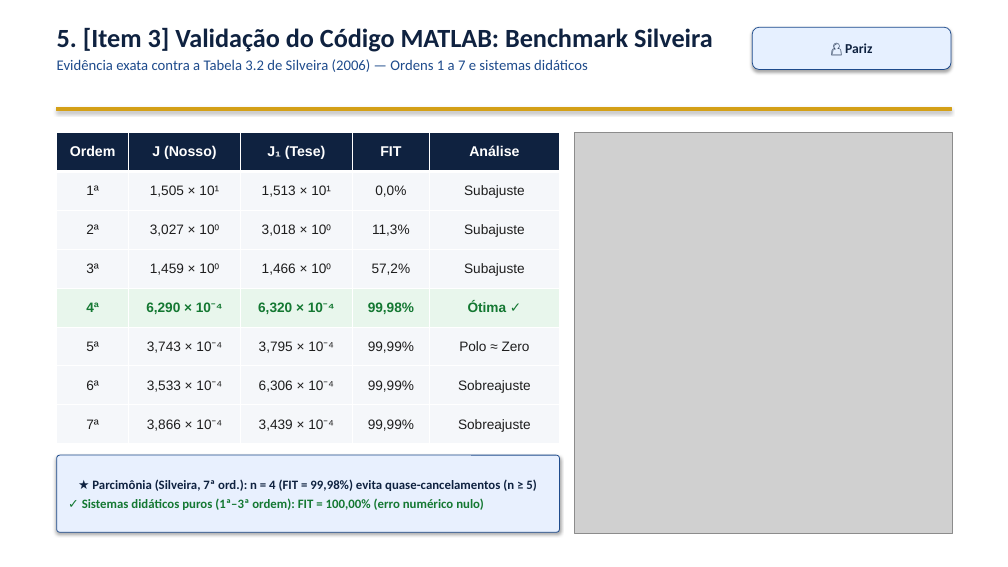
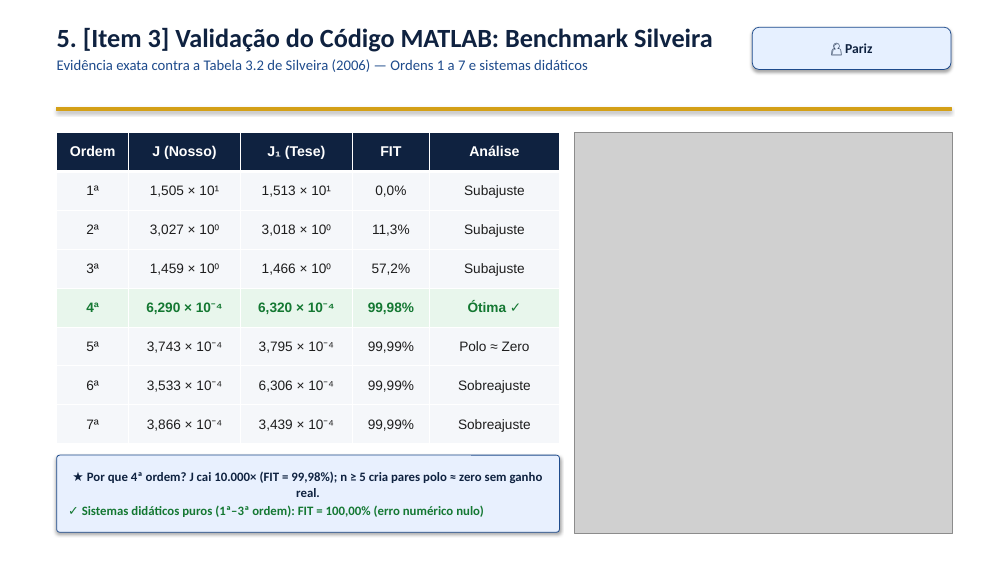
Before and after one commit to VPariz/masd-identificacao-n2cacgo, a slide deck: slide 6 of apresentacao/apresentacao_MASD_N2CACGO_IME.pptx. Drawn at 1008x567 pixels with LibreOffice and Linux fonts; fonts in the diff are those of the drawing; grey boxes stand for pictures. Boxes give left, top, right and bottom in pixels: in the first picture for what was removed or moved away, otherwise in the second. Text is boxed around its words. In the diff, an @@ line names an element or a change of style, - is before the commit and + after.

```diff
--- a/apresentacao/apresentacao_MASD_N2CACGO_IME.pptx
+++ b/apresentacao/apresentacao_MASD_N2CACGO_IME.pptx
@@ text in rounded rectangle at (87,472,543,497): text changed @@
-★ Parcimônia (Silveira, 7ª ord.): n = 4 (FIT = 99,98%) evita quase-cancelamentos (n ≥ 5)
+★ Por que 4ª ordem? J cai 10.000× (FIT = 99,98%); n ≥ 5 cria pares polo ≈ zero sem ganho real.
```
Also in this commit, not shown: 4 other slides changed, 1 other file.
